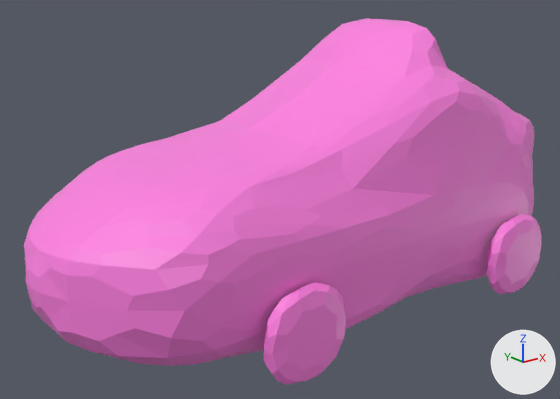
Two versions of the OBJ model Resources/3d/RightShoes/RightShoes.obj, one commit apart.
One viewpoint serves both versions: a camera (50 mm lens) standing at (-10.71, -11.83, 7.0) and looking at (-0.98, 0.33, 2.13). The axes (+X, +Y, +Z) are drawn at lower right. The lights are the same throughout. Where no turn or scale is listed for an object, it has been applied to the vertices.
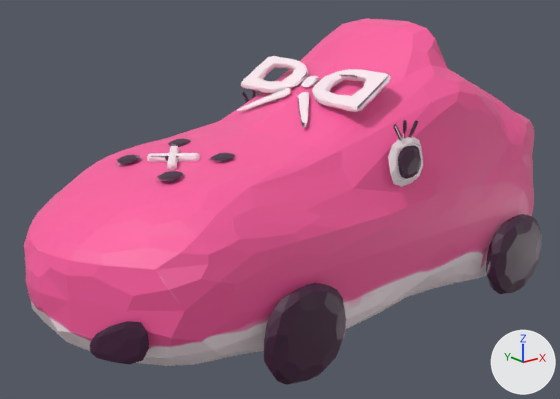
The newer file is also turned or shifted as a whole; pictures and numbers use the older file's frame.

Changed parts and their boxes (x1, y1, x2, y2) in the pictures (560 x 399 px):
'Cube', surface changed, reshaped: (24, 18, 541, 385) in both
part 1 of me_cube, added: after (117, 56, 423, 187)
part 2 of me_cube, added (purple): after (90, 321, 149, 365)
part 3 of me_cube, surface changed: (24, 18, 541, 385) in both

The change in detail:
Picture 'RightShoes.png' (img_rightshoes_png) is new.
Material 'Material' (mat_material) changes its picture from img_rightshose_png to img_rightshoes_png.
me_cube is used by ob_cube; location (0.0, 0.0, 0.0).
me_cube had 1306 vertices, 1296 faces and spanned x -6.53..6.06, y -2.8..2.78, z -0.16..5.71.
me_cube now has 2920 vertices, 2868 faces and spans x -6.53..6.06, y -2.8..2.78, z -0.16..5.71.
me_cube part 1: 1538 vertices added at x -4.42..0.33, y -2.5..2.51, z 2.91..4.92.
me_cube part 2: 38 vertices added at x -6.13..-5.5, y -2.06..-1.24, z 0.83..1.61.
me_cube part 3: 1296 kept faces spanning x -6.53..6.06, y -2.8..2.78, z -0.16..5.71 get new texture (UV) coordinates.
